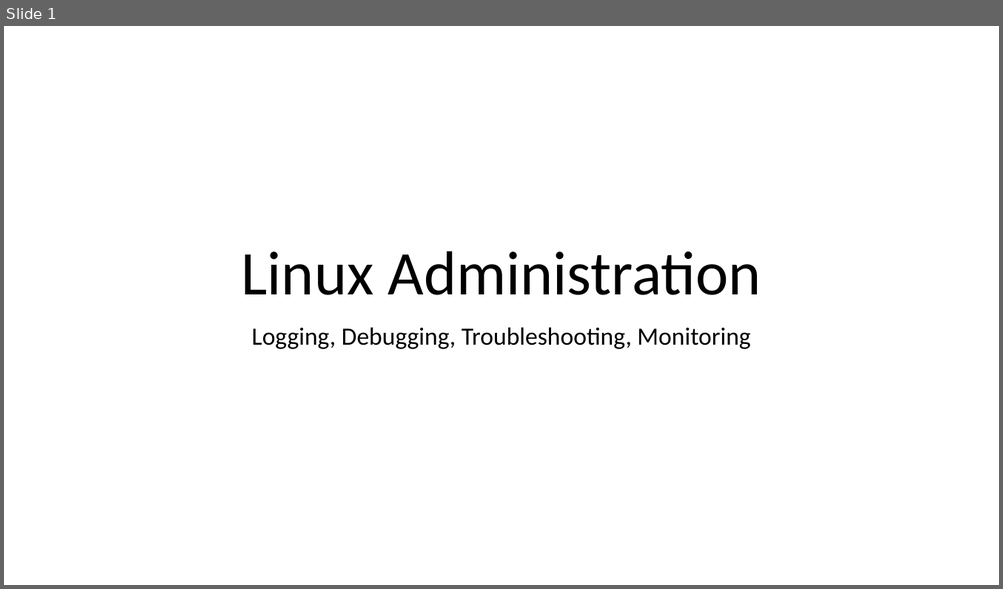
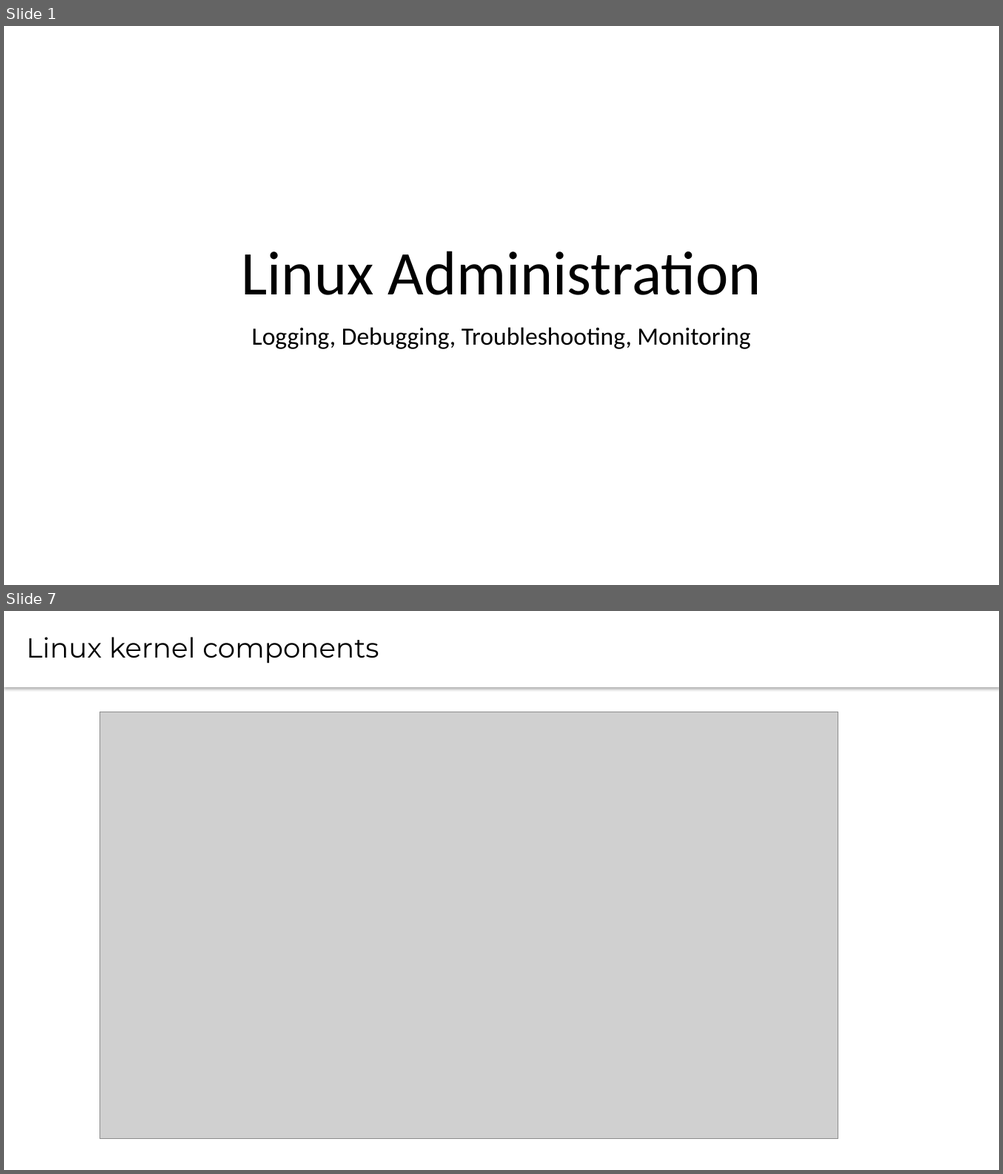
Before and after one commit to CsteerDevops1/lectures_devops2, a slide deck: LinuxAdm/LinuxAdm5.pptx. Shown one above the other, each under a label of ours: slide 1 before the commit, slides 1 and 7 after it; the slides between them are not shown. The pictures are 1003x589 and 1003x1174 pixels, drawn with LibreOffice and Linux fonts; fonts in the diff are those of the drawing; grey boxes stand for pictures. Boxes give left, top, right and bottom in pixels: in the first picture for what was removed or moved away, otherwise in the second. Text is boxed around its words. In the diff, an @@ line names an element or a change of style, - is before the commit and + after.

Commit message:
Added 5th linux adm lecture

```diff
--- a/LinuxAdm/LinuxAdm5.pptx
+++ b/LinuxAdm/LinuxAdm5.pptx
@@ slide 7 added at box(4, 611, 999, 1170), background #FFFFFF @@
@@ text added at box(4, 611, 999, 687), fill #FFFFFF, 26.7 pt, text #000000 @@
+Linux kernel components
@@ picture added at box(99, 712, 838, 1139) @@
```
Also in this commit, not shown: 13 other slides added, 2 slides removed.
